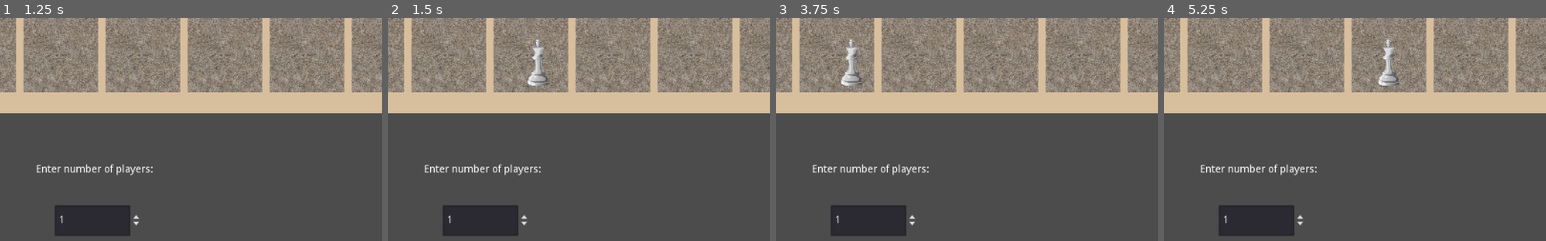
Above: before the commit, frames 1-4 (left to right).
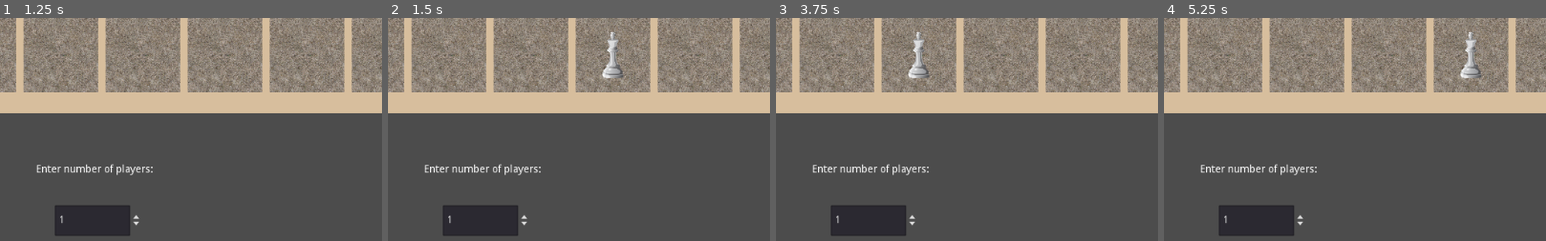
Above: after the commit, the same moments.

Repository: askoki160/angels-of-delta
Game: Godot game, scene res://StartScene.tscn
Two runs of this game, one before a commit and one after it. Both use one fixed random seed, a clock stepped at 60 frames per second and the inputs below.
Inputs:
- Up to frame 1 (1.25 s): click "Start" at 0.5 s
- Up to frame 2 (1.5 s): click "Throw" at 1.25 s
- Up to frame 3 (3.75 s): click "Start" at 2 s; click "Start" at 2.75 s; click "Throw" at 3.5 s
- Up to frame 4 (5.25 s): click "Start" at 4.25 s; click "Throw" at 5 s
The pictures show only the part of the screen within x 30-80%, y 0-50%; the shares and areas given below are measured in that part.

Frame 1 is identical in both runs. In frame 2, 1.1% of the frame differs, in the area x 36-62%, y 6-31%; in frame 3, 1.0%; in frame 4, 1.0%.

Commit message:
Player movement added

Diff:
--- a/MainScene.gd
+++ b/MainScene.gd
@@ -45,6 +45,7 @@
 		var field_dict: Dictionary = {
 			"id": idx,
 			"location": Vector2(pos_x, pos_y),
+			'occupied': 0,
 			# TODO: field actions
 			"actions": null
 		}
--- a/Player.gd
+++ b/Player.gd
@@ -8,6 +8,9 @@
 var velocity : Vector2 = Vector2()
 var direction = Vector2.DOWN
 var start_pos = Vector2(980, 1200)
+
+onready var global_vars = get_node("/root/Global/")
+var pos_index = 0
 
 signal ended_turn
 
@@ -24,9 +27,20 @@
 
 
 func take_turn(dice_number) -> void:
-	var last_position = self.position
-	last_position.x += dice_number * 100
-	self.position = last_position
+	var fields = global_vars.fields
+	fields[self.pos_index]['occupied'] -= 1
+
+	self.pos_index = (self.pos_index + dice_number) % 32
+	var field_pos = fields[self.pos_index]['location']
+	var occupied = fields[self.pos_index]['occupied']
+
+	#var last_position = self.position
+	#last_position.x += dice_number * 100
+	self.position = field_pos + occupied * Vector2(10, 10)
+
+	fields[self.pos_index]['occupied'] += 1
+
+
 	emit_signal("ended_turn") # Once the turn has finished
 
 
--- /dev/null
+++ b/PopUp.gd
@@ -0,0 +1,20 @@
+extends RichTextLabel
+
+var fields = ['Prvo polje', 'Drugo', 'Trece', '4', '5', '6', '7']
+var idx = 0
+
+
+# Declare member variables here. Examples:
+# var a = 2
+# var b = "text"
+
+
+# Called when the node enters the scene tree for the first time.
+func _ready():
+	set_bbcode(fields[idx])
+	set_visible_characters(0)
+
+
+# Called every frame. 'delta' is the elapsed time since the previous frame.
+#func _process(delta):
+#	pass
--- /dev/null
+++ b/PopUp.tscn
@@ -0,0 +1,7 @@
+[gd_scene format=2]
+
+[node name="Node2D" type="Node2D"]
+
+[node name="Polygon2D" type="Polygon2D" parent="."]
+color = Color( 0.137255, 0.137255, 0.137255, 1 )
+polygon = PoolVector2Array( 32, 448, 32, 576, 992, 576, 992, 448 )
